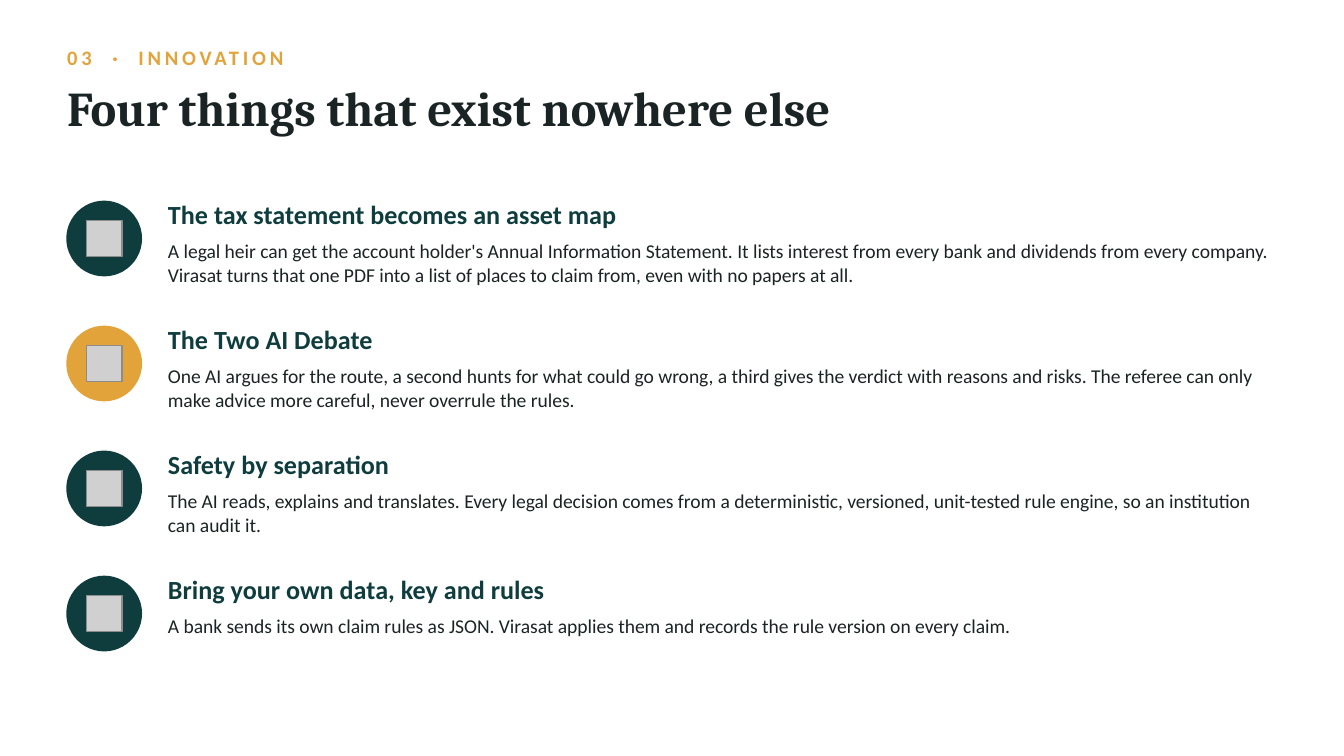
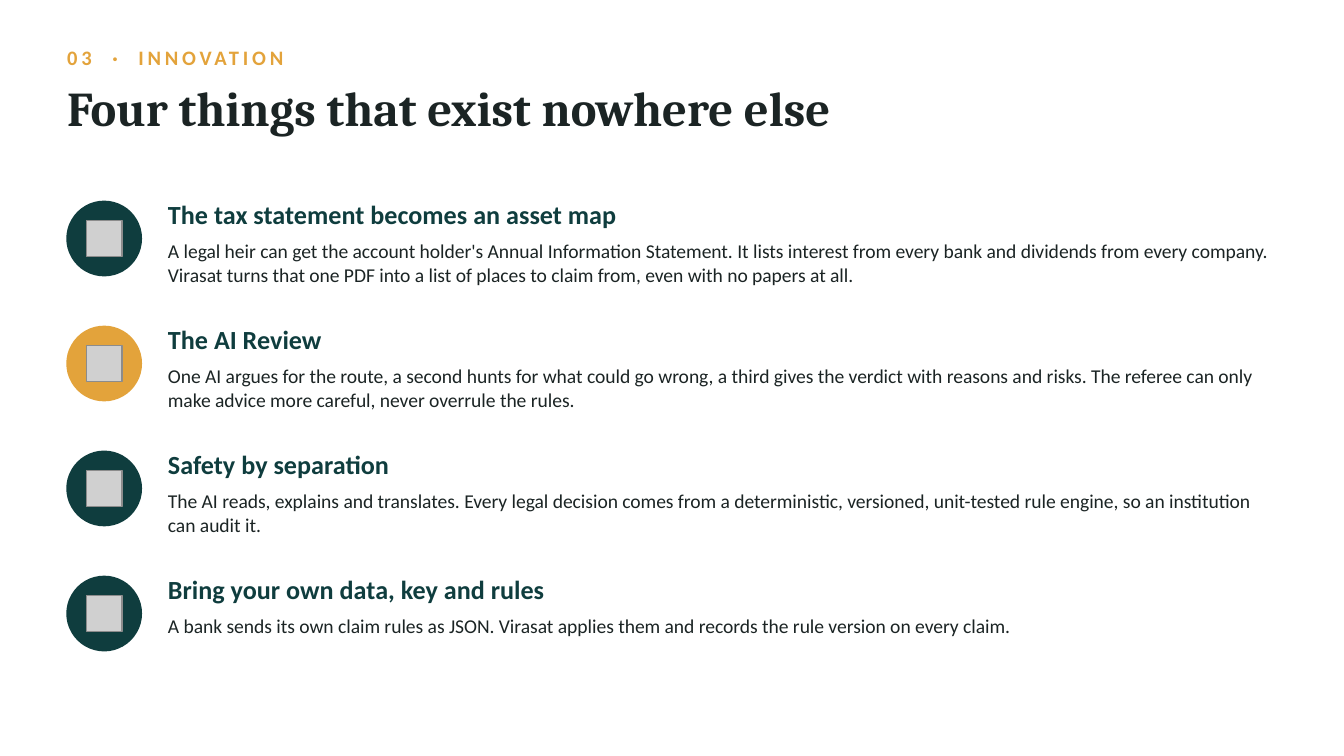
Before and after one commit to usv240/virasat, a slide deck: slide 4 of public/docs/Virasat-Team-USV-Deck.pptx. Drawn at 1344x756 pixels with LibreOffice and Linux fonts; fonts in the diff are those of the drawing; grey boxes stand for pictures. Boxes give left, top, right and bottom in pixels: in the first picture for what was removed or moved away, otherwise in the second. Text is boxed around its words. In the diff, an @@ line names an element or a change of style, - is before the commit and + after.

```diff
--- a/public/docs/Virasat-Team-USV-Deck.pptx
+++ b/public/docs/Virasat-Team-USV-Deck.pptx
@@ text at box(168, 330, 322, 349): text changed @@
-The Two AI Debate
+The AI Review
```
Also in this commit, not shown: 5 other slides changed, 22 other files.
